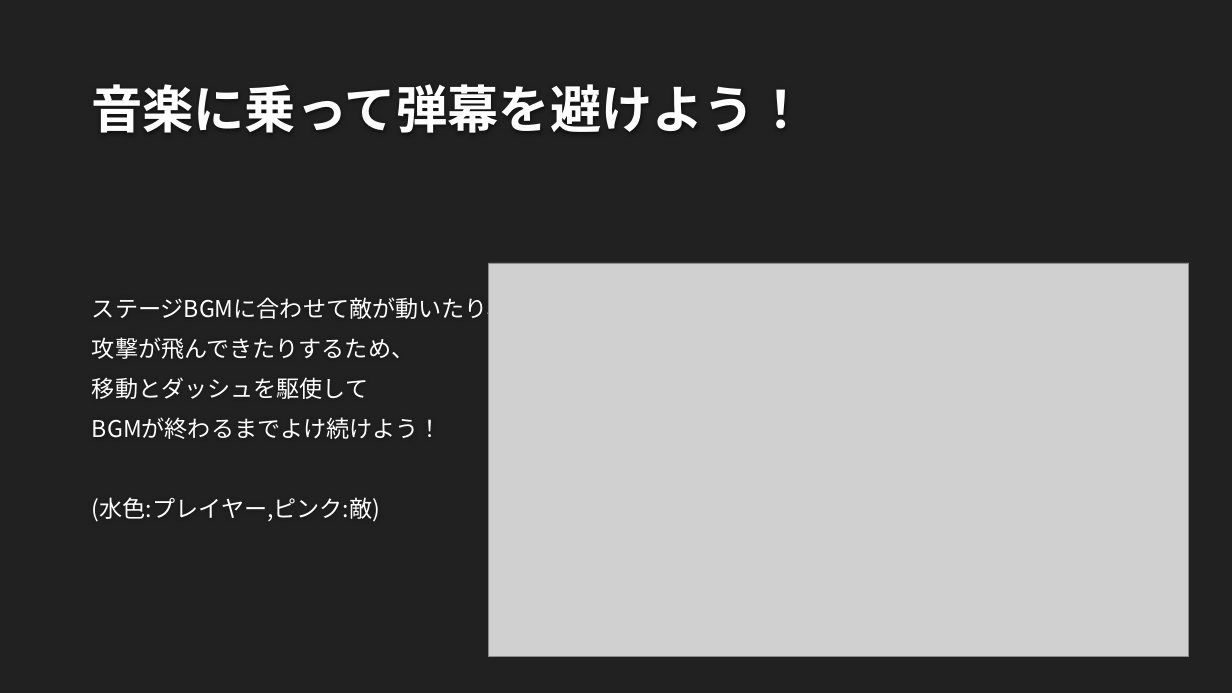
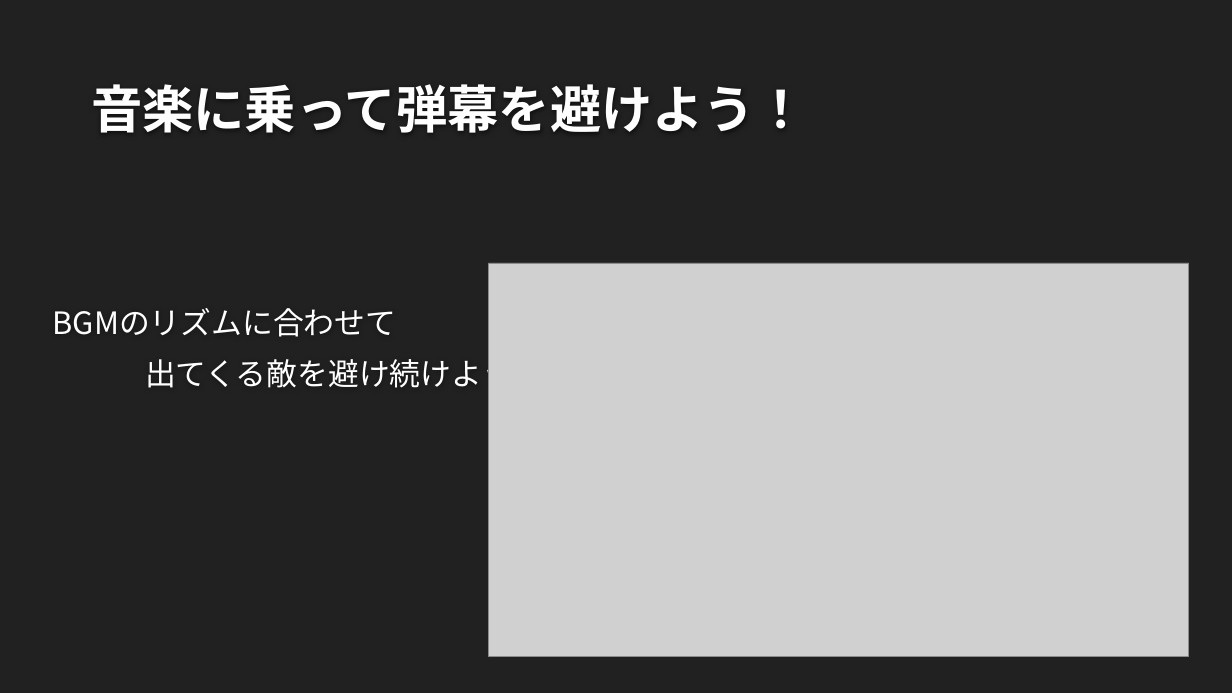
Before and after one commit to nkd10121/keep, a slide deck: slide 2 of JustShapes.pptx. Drawn at 1232x693 pixels with LibreOffice and Linux fonts; fonts in the diff are those of the drawing; grey boxes stand for pictures; background and template pictures are left out. Boxes give left, top, right and bottom in pixels: in the first picture for what was removed or moved away, otherwise in the second. Text is boxed around its words. In the diff, an @@ line names an element or a change of style, - is before the commit and + after.

Commit message:
up

```diff
--- a/JustShapes.pptx
+++ b/JustShapes.pptx
@@ text at (53,308,544,394): text changed; size 18 to 24 pt @@
-ステージBGMに合わせて敵が動いたり、
-攻撃が飛んできたりするため、
-移動とダッシュを駆使して
-BGMが終わるまでよけ続けよう！
-(水色:プレイヤー,ピンク:敵)
+BGMのリズムに合わせて
+出てくる敵を避け続けよう！
```
Also in this commit, not shown: 1 slide added, 1 slide removed.
